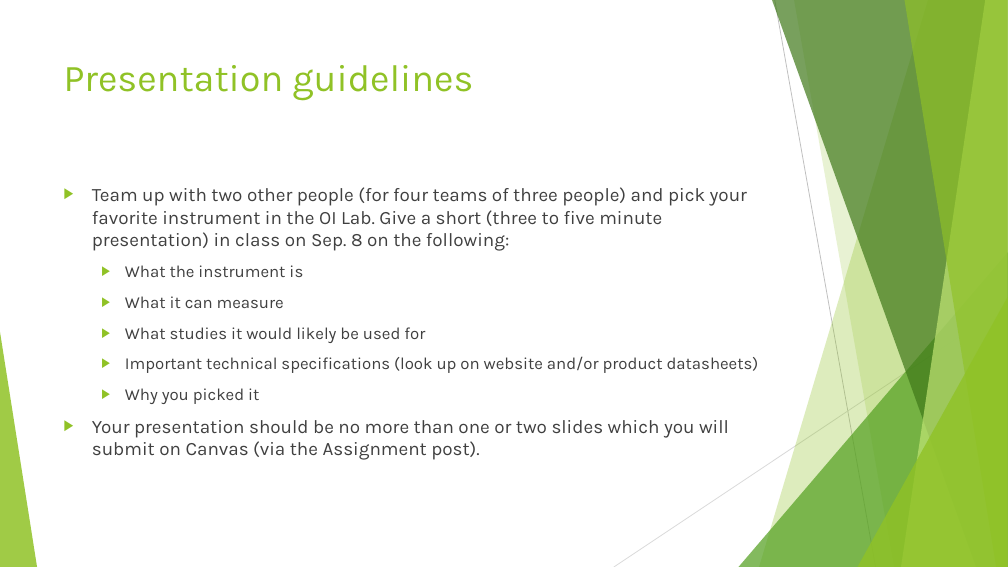
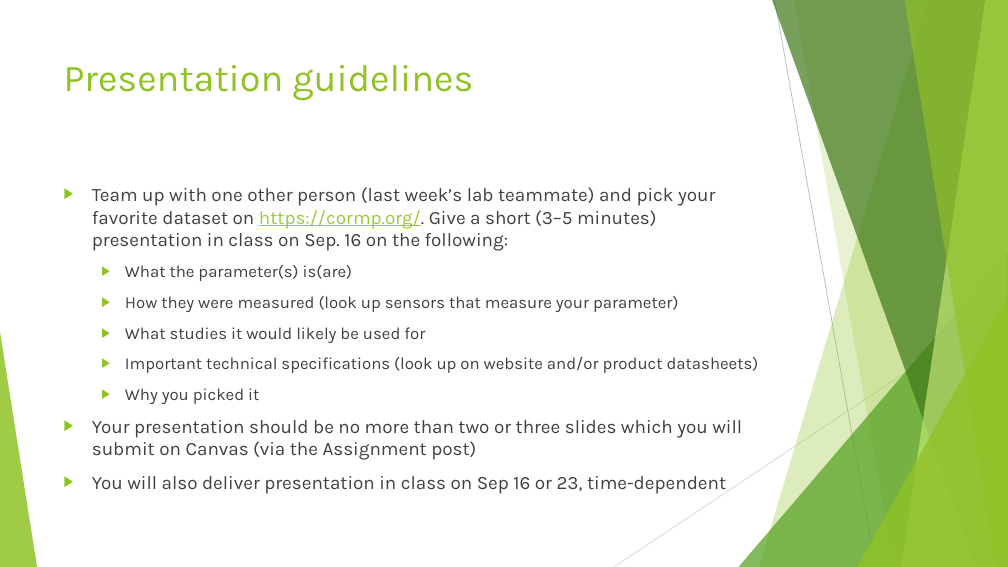
Before and after one commit to SUPScientist/Smart-Coasts, a slide deck: slide 3 of Class-02-OILab-Tour/OCN479_Lecture02_OILabTour.pptx. Drawn at 1008x567 pixels with LibreOffice and Linux fonts; fonts in the diff are those of the drawing. Boxes give left, top, right and bottom in pixels: in the first picture for what was removed or moved away, otherwise in the second. Text is boxed around its words. In the diff, an @@ line names an element or a change of style, - is before the commit and + after.

```diff
--- a/Class-02-OILab-Tour/OCN479_Lecture02_OILabTour.pptx
+++ b/Class-02-OILab-Tour/OCN479_Lecture02_OILabTour.pptx
@@ text at box(92, 187, 715, 312): text changed @@
-▶ Team up with two other people (for four teams of three people) and pick your favorite instrument in the OI Lab. Give a short (three to five minute presentation) in class on Sep. 8 on the following:
-  ▶ What the instrument is
-  ▶ What it can measure
+▶ Team up with one other person (last week’s lab teammate) and pick your favorite dataset on https://cormp.org/. Give a short (3–5 minutes) presentation in class on Sep. 16 on the following:
+  ▶ What the parameter(s) is(are)
+  ▶ How they were measured (look up sensors that measure your parameter)
@@ text at box(92, 420, 742, 494): text changed @@
-▶ Your presentation should be no more than one or two slides which you will submit on Canvas (via the Assignment post).
+▶ Your presentation should be no more than two or three slides which you will submit on Canvas (via the Assignment post)
+▶ You will also deliver presentation in class on Sep 16 or 23, time-dependent
```
Also in this commit, not shown: 2 other slides changed, 2 slides added, 4 other files.
